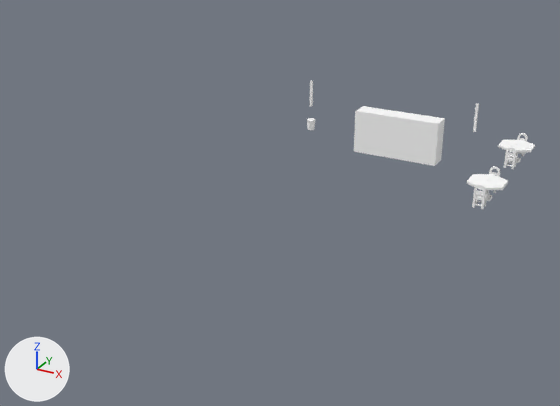
What one commit did to the OBJ model Games/GuruttoWorld/Assets/Models/GuidanceLab/City2A/Baked/Block-1-0.obj.
Camera for both pictures: a 50 mm camera at (20.7, 7.4, 12.6) aimed at (4.8, 36.2, -1.9). Arrows for +X, +Y and +Z are at lower left; the lights stay in place. The first picture is the older version. Where no turn or scale is listed for an object, it has been applied to the vertices. Vertices at exactly the same position are counted once.

Names of what the first picture shows: 'Block-1-0'.
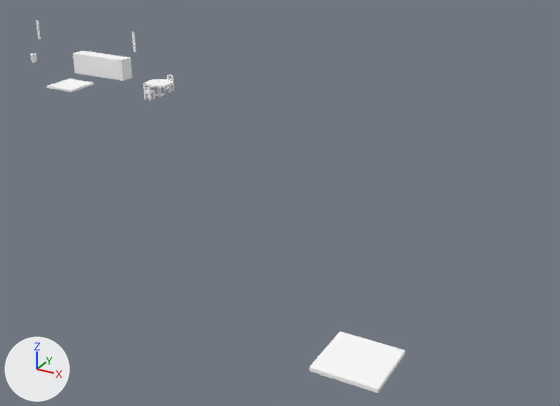
Location of each change, (x1, y1, x2, y2) in pixels of the pictures (560 x 406 px; the box of a moved part takes in the faces that stretch with it):
'Block-1-0', reshaped (64% wider, 190% taller): before (307, 81, 535, 209); after (30, 20, 405, 393)
part 1 of me_block_1_0, moved or reshaped: before (310, 81, 313, 107); after (36, 20, 41, 39)
part 2 of me_block_1_0, moved or reshaped: before (473, 104, 479, 132); after (132, 32, 136, 52)
part 3 of me_block_1_0, added: after (73, 51, 132, 81)
part 4 of me_block_1_0, added: after (309, 331, 405, 393)
part 5 of me_block_1_0, added: after (47, 79, 94, 92)
part 6 of me_block_1_0, moved or reshaped: before (498, 140, 535, 163); after (144, 79, 173, 97)
part 7 of me_block_1_0, moved or reshaped: before (504, 147, 517, 169); after (143, 83, 155, 100)
part 8 of me_block_1_0, moved or reshaped: before (517, 133, 528, 156); after (164, 74, 174, 93)
part 9 of me_block_1_0, moved or reshaped: before (307, 118, 316, 130); after (30, 53, 37, 62)
part 10 of me_block_1_0, deleted: before (472, 184, 487, 209)
part 11 of me_block_1_0, deleted: before (489, 166, 500, 193)
part 12 of me_block_1_0, deleted: before (467, 174, 508, 201)
part 13 of me_block_1_0, deleted: before (354, 106, 445, 166)

The change, as a diff of the scene's bpy script:
```diff
--- a/Games/GuruttoWorld/Assets/Models/GuidanceLab/City2A/Baked/Block-1-0.obj.py
+++ b/Games/GuruttoWorld/Assets/Models/GuidanceLab/City2A/Baked/Block-1-0.obj.py
@@ me_block_1_0 @@
 # used by ob_block_1_0; location = (0.0, 0.0, 0.0)
-me_block_1_0.from_pydata(...)  # 716 vertices, 1458 faces; spans x 3.81..14.73, y 35.83..43.17, z 0.0..3.4
+me_block_1_0.from_pydata(...)  # 398 vertices, 772 faces; spans x -19.19..15.0, y 23.0..45.45, z 0.0..3.4
+# me_block_1_0 part 1: the loose piece of 8 vertices spanning x 5.1..5.2, y 38.59..38.71, z 2.2..3.4 is moved by (-22.0, 5.0, 0.0)
+# me_block_1_0 part 2: the loose piece of 8 vertices spanning x 12.8..12.9, y 38.59..38.71, z 2.2..3.4 is moved by (-22.0, 5.0, 0.0)
+# me_block_1_0 part 3: a new loose piece, a box spanning x -15.0..-11.0, y 44.55..45.45, z 0.0..1.3, in mat_white (white #ffffff)
+# me_block_1_0 part 4: a new loose piece, a box spanning x 13.0..15.0, y 23.0..25.0, z 0.0..0.12, in mat_white (white #ffffff)
+# me_block_1_0 part 5: a new loose piece, a box spanning x -14.0..-12.0, y 41.0..43.0, z 0.0..0.12, in mat_white (white #ffffff)
+# me_block_1_0 part 6: the loose piece of 42 vertices spanning x 13.27..14.73, y 41.16..42.84, z 0.0..0.77 is moved by (-21.0, 1.0, 0.0)
+# me_block_1_0 part 7: the loose piece of 130 vertices spanning x 13.78..14.22, y 40.83..41.27, z 0.0..1.0 is moved by (-21.0, 1.0, 0.0)
+# me_block_1_0 part 8: the loose piece of 130 vertices spanning x 13.78..14.22, y 42.73..43.17, z 0.0..1.0 is moved by (-21.0, 1.0, 0.0)
+# me_block_1_0 part 9: the loose piece of 24 vertices spanning x 3.81..4.19, y 40.78..41.22, z 0.2..0.73 is moved by (-23.0, 4.0, 0.0)
+# me_block_1_0 part 10: the loose piece of 130 vertices spanning x 13.78..14.22, y 35.83..36.27, z 0.0..1.0 is deleted
+# me_block_1_0 part 11: the loose piece of 130 vertices spanning x 13.78..14.22, y 37.73..38.17, z 0.0..1.0 is deleted
+# me_block_1_0 part 12: the loose piece of 42 vertices spanning x 13.27..14.73, y 36.16..37.84, z 0.0..0.77 is deleted
+# me_block_1_0 part 13: the loose piece of 8 vertices spanning x 7.0..11.0, y 39.55..40.45, z 0.0..2.0 is deleted
+# other edits to the shape of me_block_1_0 do not show in these pictures
 me_block_1_0.materials.append(mat_white)
```
